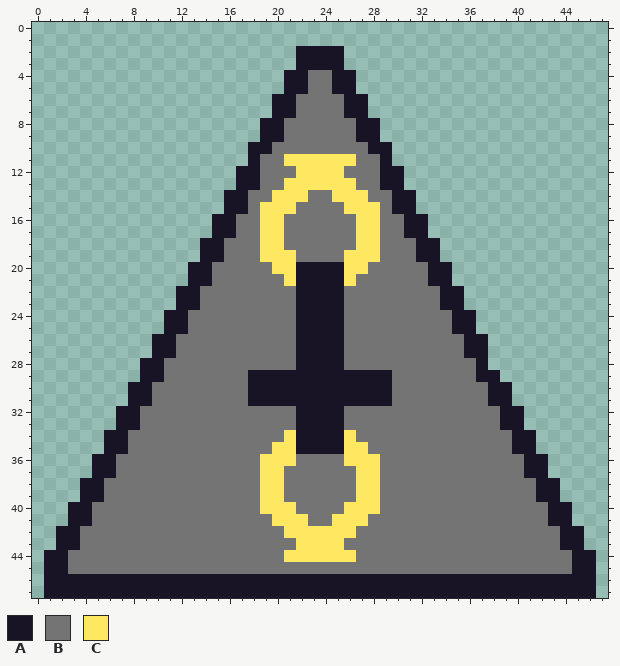
Two states of a pixel-art sprite, assets/sprites/Spikes.png. This is how it looked before the edit.
The file is 48x48 pixels.
Palette (. is transparent): A #181425  B #747474  C #fee761
And afterwards:
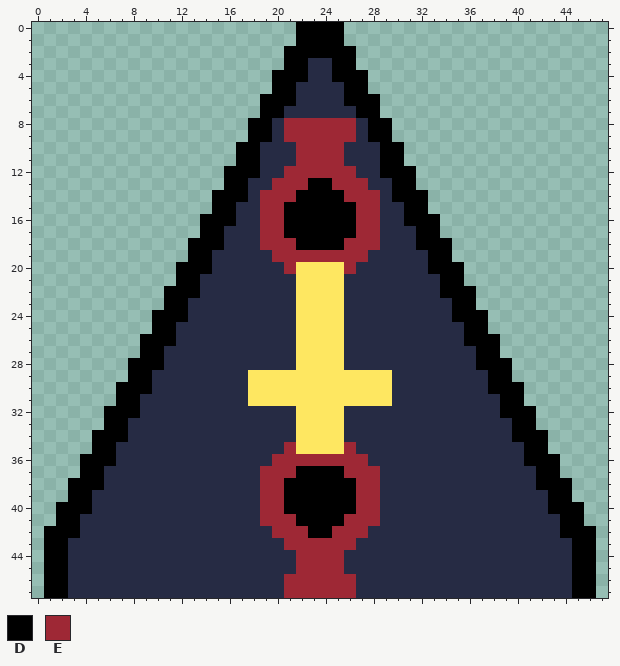
Colours new in this view: D #000000  E #9e2835
Author's note on the commit: Update Spike Texture
Change:
colour B: #747474 -> #262b44
Changed rows in their new state; - is a pixel that keeps its letter.
first column x 1:
 0 ---------------------DDDD---------------------
 1 ---------------------DDDD---------------------
 2 --------------------DDDDDD--------------------
 3 --------------------DDBBDD--------------------
 4 -------------------DDD--DDD-------------------
 5 -------------------DDB--BDD-------------------
 6 ------------------DDD----DDD------------------
 7 ------------------DDB----BDD------------------
 8 -----------------DDBEEEEEEBDD-----------------
 9 -----------------DDBEEEEEEBDD-----------------
10 ----------------DDB--EEEE--BDD----------------
11 ----------------DD--BEEEEB--DD----------------
12 ---------------DDD--EEEEEE--DDD---------------
13 ---------------DDB-EEEDDEEE-BDD---------------
14 --------------DDD-EEEDDDDEEE-DDD--------------
15 --------------DDB-EEDDDDDDEE-BDD--------------
16 -------------DDD--EEDDDDDDEE--DDD-------------
17 -------------DDB--EEDDDDDDEE--BDD-------------
18 ------------DDD---EEEDDDDEEE---DDD------------
19 ------------DDB---BEEEEEEEEB---BDD------------
20 -----------DDD-----BECCCCEB-----DDD-----------
21 -----------DDB------BCCCCB------BDD-----------
22 ----------DDD--------CCCC--------DDD----------
23 ----------DDB--------CCCC--------BDD----------
24 ---------DDD---------CCCC---------DDD---------
25 ---------DDB---------CCCC---------BDD---------
26 --------DDD----------CCCC----------DDD--------
27 --------DDB----------CCCC----------BDD--------
28 -------DDD-----------CCCC-----------DDD-------
29 -------DDB-------CCCCCCCCCCCC-------BDD-------
30 ------DDD--------CCCCCCCCCCCC--------DDD------
31 ------DDB--------CCCCCCCCCCCC--------BDD------
32 -----DDD-------------CCCC-------------DDD-----
33 -----DDB-------------CCCC-------------BDD-----
34 ----DDD-------------BCCCCB-------------DDD----
35 ----DDB------------BECCCCEB------------BDD----
36 ---DDD------------BEEEEEEEEB------------DDD---
37 ---DDB------------EEEDDDDEEE------------BDD---
38 --DDD-------------EEDDDDDDEE-------------DDD--
39 --DDB-------------EEDDDDDDEE-------------BDD--
40 -DDD--------------EEDDDDDDEE--------------DDD-
41 -DDB--------------EEEDDDDEEE--------------BDD-
42 DDD----------------EEEDDEEE----------------DDD
43 DDB-----------------EEEEEE-----------------BDD
44 DD------------------BEEEEB------------------DD
45 DD-------------------EEEE-------------------DD
46 DDBBBBBBBBBBBBBBBBBBEEEEEEBBBBBBBBBBBBBBBBBBDD
47 DDBBBBBBBBBBBBBBBBBBEEEEEEBBBBBBBBBBBBBBBBBBDD
Changed places in both pictures, as pixel boxes (x1, y1, x2, y2):
changed: (44, 22, 596, 598)
